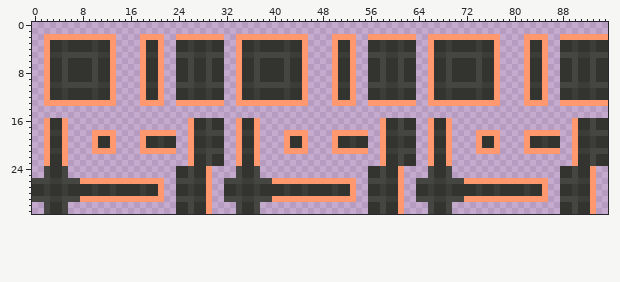
Sprite sheet -- rustaria-client/src/render/sprite/missing.png. The first picture shows the starting point.
The file is 96x32 pixels.
New version:
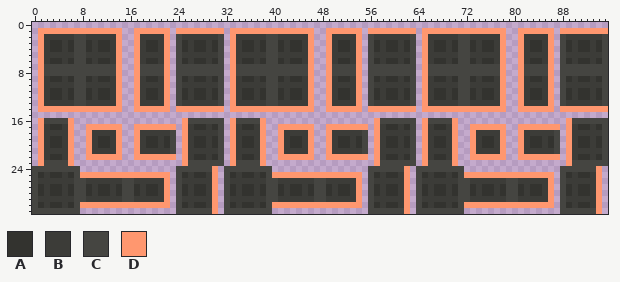
Palette (. is transparent): A #33332f  B #3c3c38  C #454541  D #ff976f
What changed:
Changed rows in their new state; - is an unchanged pixel.
first column x 0:
 1 -DDDDDDDDDDDDDD--DDDDDD-DDDDDDDD-DDDDDDDDDDDDDD--DDDDDD-DDDDDDDD-DDDDDDDDDDDDDD--DDDDDD-DDDDDDDD
 2 -DBBBBBCCBBBBBD--DBBBBD-CBBBBBBC-DBBBBBCCBBBBBD--DBBBBD-CBBBBBBC-DBBBBBCCBBBBBD--DBBBBD-CBBBBBBC
 3 -DB----CC----BD--DB--BD-C------C-DB----CC----BD--DB--BD-C------C-DB----CC----BD--DB--BD-C------C
 4 -DB----CC----BD--DB--BD-C------C-DB----CC----BD--DB--BD-C------C-DB----CC----BD--DB--BD-C------C
 5 -DB--BB--BB--BD--DB--BD--BB--BB--DB--BB--BB--BD--DB--BD--BB--BB--DB--BB--BB--BD--DB--BD--BB--BB-
 6 -DB--B-CC-B--BD--DB--BD-C-B--B-C-DB--B-CC-B--BD--DB--BD-C-B--B-C-DB--B-CC-B--BD--DB--BD-C-B--B-C
 7 -DCCC-CCCC-CCCD--DCCCCD-CC-CC-CC-DCCC-CCCC-CCCD--DCCCCD-CC-CC-CC-DCCC-CCCC-CCCD--DCCCCD-CC-CC-CC
 8 -DCCC-CCCC-CCCD--DCCCCD-CC-CC-CC-DCCC-CCCC-CCCD--DCCCCD-CC-CC-CC-DCCC-CCCC-CCCD--DCCCCD-CC-CC-CC
 9 -DB--B-CC-B--BD--DB--BD-C-B--B-C-DB--B-CC-B--BD--DB--BD-C-B--B-C-DB--B-CC-B--BD--DB--BD-C-B--B-C
10 -DB--BB--BB--BD--DB--BD--BB--BB--DB--BB--BB--BD--DB--BD--BB--BB--DB--BB--BB--BD--DB--BD--BB--BB-
11 -DB----CC----BD--DB--BD-C------C-DB----CC----BD--DB--BD-C------C-DB----CC----BD--DB--BD-C------C
12 -DB----CC----BD--DB--BD-C------C-DB----CC----BD--DB--BD-C------C-DB----CC----BD--DB--BD-C------C
13 -DBBBBBCCBBBBBD--DBBBBD-CBBBBBBC-DBBBBBCCBBBBBD--DBBBBD-CBBBBBBC-DBBBBBCCBBBBBD--DBBBBD-CBBBBBBC
14 -DDDDDDDDDDDDDD--DDDDDD-DDDDDDDD-DDDDDDDDDDDDDD--DDDDDD-DDDDDDDD-DDDDDDDDDDDDDD--DDDDDD-DDDDDDDD
16 -DCCCCD------------------DCCC-CC-DCCCCD------------------DCCC-CC-DCCCCD------------------DCCC-CC
17 -DB--BD--DDDDDD--DDDDDDD-DB--B-C-DB--BD--DDDDDD--DDDDDDD-DB--B-C-DB--BD--DDDDDD--DDDDDDD-DB--B-C
18 -DB--BD--DBBBBD--DBBBBBC-DB--BB--DB--BD--DBBBBD--DBBBBBC-DB--BB--DB--BD--DBBBBD--DBBBBBC-DB--BB-
19 -DB--BD--DB--BD--DB----C-DB----C-DB--BD--DB--BD--DB----C-DB----C-DB--BD--DB--BD--DB----C-DB----C
20 -DB--BD--DB--BD--DB----C-DB----C-DB--BD--DB--BD--DB----C-DB----C-DB--BD--DB--BD--DB----C-DB----C
21 -DB--BD--DBBBBD--DBBBBBC-DB--BB--DB--BD--DBBBBD--DBBBBBC-DB--BB--DB--BD--DBBBBD--DBBBBBC-DB--BB-
22 -DB--BD--DDDDDD--DDDDDDD-DB--B-C-DB--BD--DDDDDD--DDDDDDD-DB--B-C-DB--BD--DDDDDD--DDDDDDD-DB--B-C
23 -DCCCCD------------------DCCC-CC-DCCCCD------------------DCCC-CC-DCCCCD------------------DCCC-CC
24 CC-CC-CC----------------CC-CCCD-CC-CC-CC----------------CC-CCCD-CC-CC-CC----------------CC-CCCD-
25 CAB--BACDDDDDDDDDDDDDDD-C-B--BD-CAB--BACDDDDDDDDDDDDDDD-C-B--BD-CAB--BACDDDDDDDDDDDDDDD-C-B--BD-
26 -BB--BB-CBBBBBBCCBBBBBD--BB--BD--BB--BB-CBBBBBBCCBBBBBD--BB--BD--BB--BB-CBBBBBBCCBBBBBD--BB--BD-
27 C------CC------CC----BD-C----BD-C------CC------CC----BD-C----BD-C------CC------CC----BD-C----BD-
28 C------CC------CC----BD-C----BD-C------CC------CC----BD-C----BD-C------CC------CC----BD-C----BD-
29 -BB--BB-CBBBBBBCCBBBBBD--BB--BD--BB--BB-CBBBBBBCCBBBBBD--BB--BD--BB--BB-CBBBBBBCCBBBBBD--BB--BD-
30 CAB--BACDDDDDDDDDDDDDDD-C-B--BD-CAB--BACDDDDDDDDDDDDDDD-C-B--BD-CAB--BACDDDDDDDDDDDDDDD-C-B--BD-
31 CC-CC-CC----------------CC-CCCD-CC-CC-CC----------------CC-CCCD-CC-CC-CC----------------CC-CCCD-
